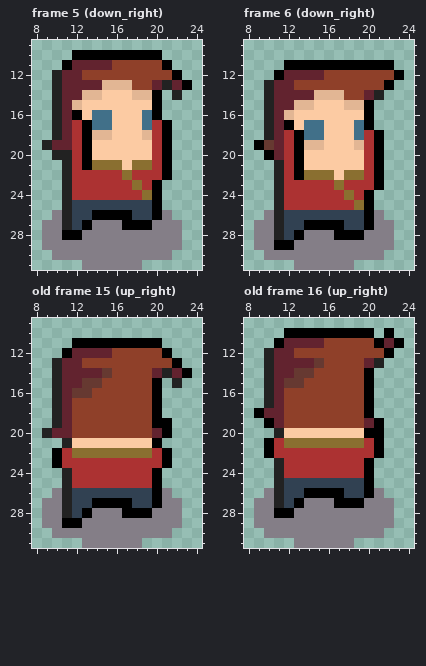
File history of a pixel-art file, Assets/animations/player/player_walk_summon.aseprite. The first picture shows the starting point.
32x32 pixels, 27 frames. Shown: frame 5 (down_right): x 8..24, y 9..31; frame 6 (down_right): x 8..24, y 9..31; old frame 15 (up_right): x 8..24, y 9..31; old frame 16 (up_right): x 8..24, y 9..31. The commit also changed other frames, which this record leaves out.
After:
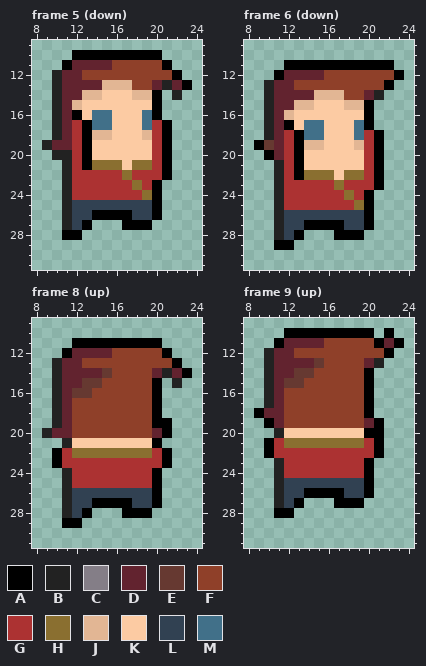
Palette (. is transparent): A #000000  B #222222  C #847e87  D #62232f  E #663931  F #8f4029  G #ac3232  H #8a6f30  J #e2b694  K #fccba3  L #314152  M #417089
A new or re-ordered frame is compared with the old frame closest to it.
Diff:
frames re-ordered
Frame 5 (down), layer "Shadow":
Colour C is removed in row 26 at x 10 and 21; in row 27 at x 9 to 10, 14 to 16 and 20 to 22; in row 28 at x 9 to 10 and 13 to 22; in row 29 at x 9 to 22; in row 30 at x 10 to 21; in row 31 at x 13 to 18.
Frame 6 (down), layer "Shadow":
Colour C is removed in row 26 at x 10 and 21; in row 27 at x 9 to 10 and 21 to 22; in row 28 at x 9 to 10, 14 to 16 and 20 to 22; in row 29 at x 9 to 10 and 13 to 22; in row 30 at x 10 to 21; in row 31 at x 13 to 18.
Frame 8 (up) against old frame 15 (up_right), layer "Shadow": the same change as frame 6 (down)
Frame 9 (up) against old frame 16 (up_right), layer "Shadow": the same change as frame 5 (down)
Changed places in both pictures, as pixel boxes (x1, y1, x2, y2):
erased: (42, 210, 182, 270)
erased: (254, 210, 394, 270)
erased: (42, 488, 182, 548)
erased: (254, 488, 394, 548)
